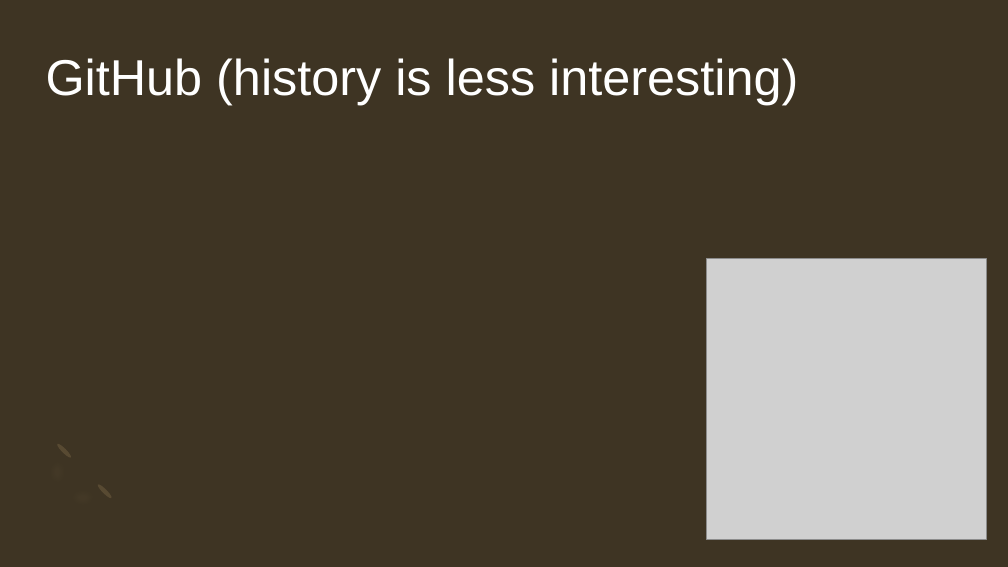
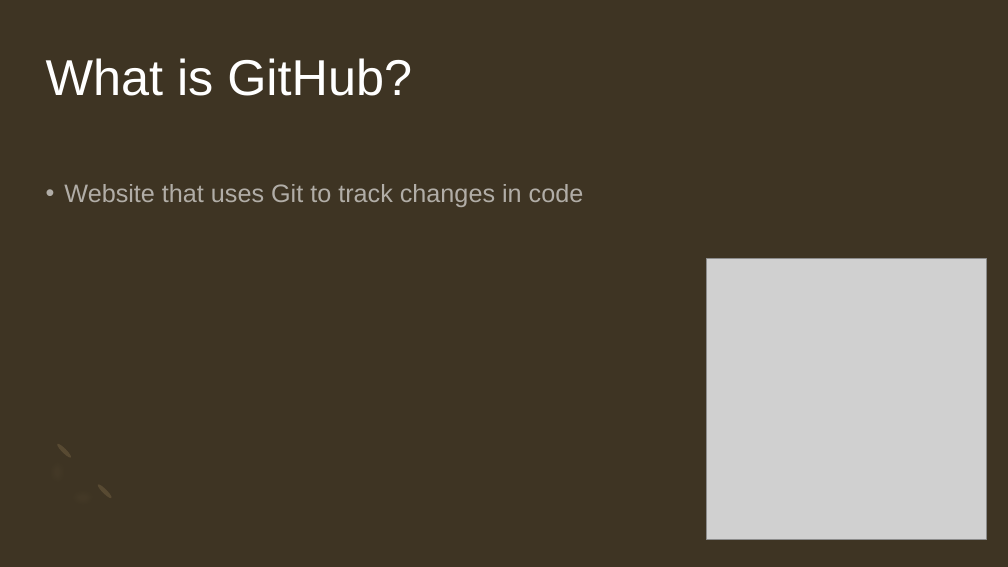
Before and after one commit to JoanneStasiak/JupyterNotebook, a slide deck: slide 2 of Github and jupyter.pptx (slide 3 before the commit). Drawn at 1008x567 pixels with LibreOffice and Linux fonts; fonts in the diff are those of the drawing; grey boxes stand for pictures. Boxes give left, top, right and bottom in pixels: in the first picture for what was removed or moved away, otherwise in the second. Text is boxed around its words. In the diff, an @@ line names an element or a change of style, - is before the commit and + after.

Commit message:
updated powerpoint to
added information

```diff
--- a/Github and jupyter.pptx
+++ b/Github and jupyter.pptx
@@ title at (46,58,412,96): text changed @@
-GitHub (history is less interesting)
+What is GitHub?
@@ text added at (64,184,584,207), 24 pt, text #FFFFFF at 60% opacity @@
+• Website that uses Git to track changes in code
```
